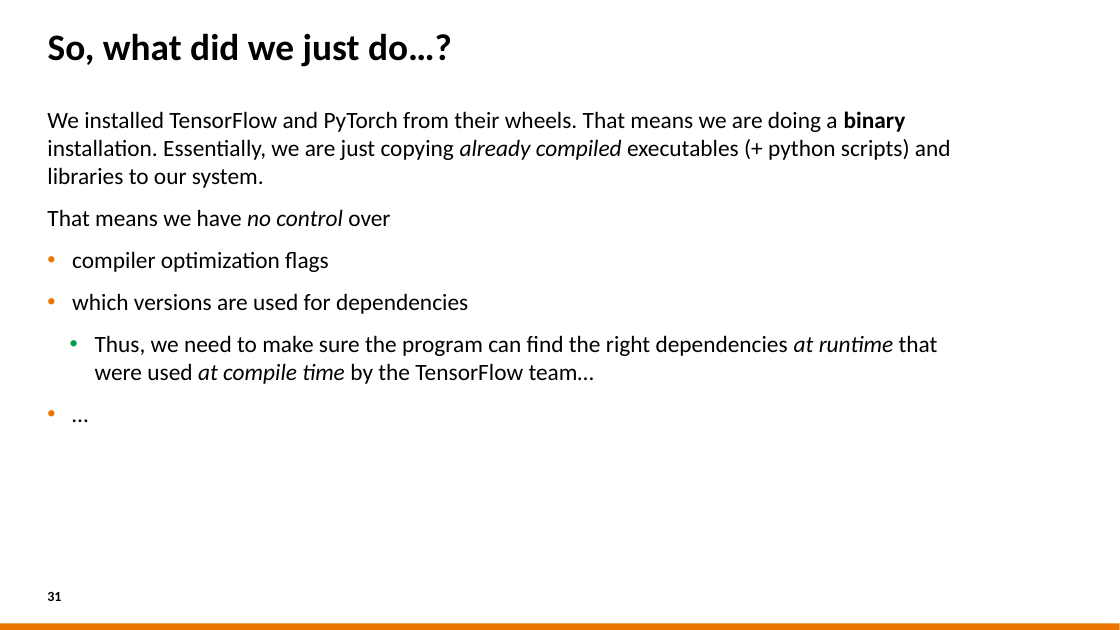
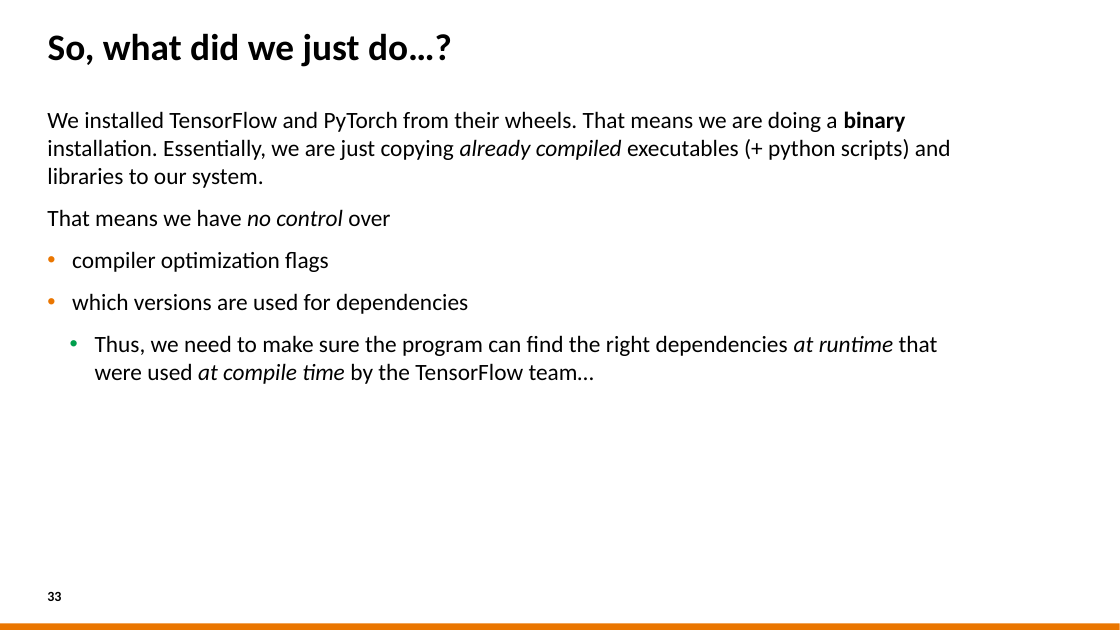
Before and after one commit to sara-nl/MLonHPC_May2023, a slide deck: slide 33 of Software_installations_on_HPC_systems.pptx (slide 31 before the commit). Drawn at 1120x630 pixels with LibreOffice and Linux fonts; fonts in the diff are those of the drawing; background and template pictures are left out. Boxes give left, top, right and bottom in pixels: in the first picture for what was removed or moved away, otherwise in the second. Text is boxed around its words. In the diff, an @@ line names an element or a change of style, - is before the commit and + after.

```diff
--- a/Software_installations_on_HPC_systems.pptx
+++ b/Software_installations_on_HPC_systems.pptx
@@ text at <box>47,111,951,384</box>: paragraph removed @@
-• …
@@ page number at <box>47,592,61,601</box>: text changed @@
-31
+33
```
Also in this commit, not shown: 5 other slides changed, 2 slides added, 1 other file.
